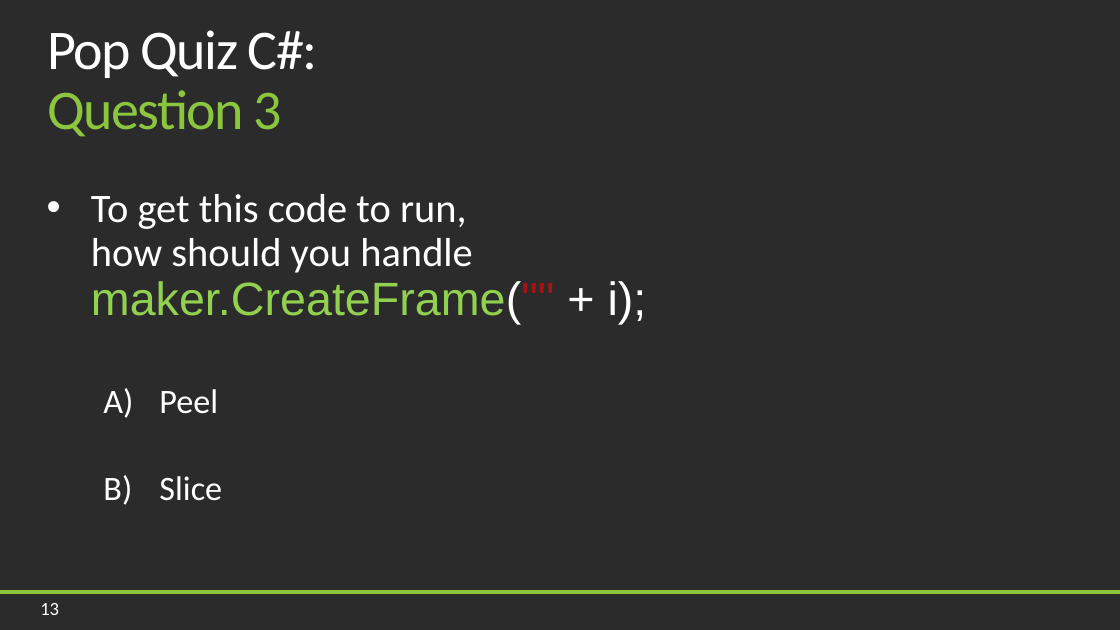
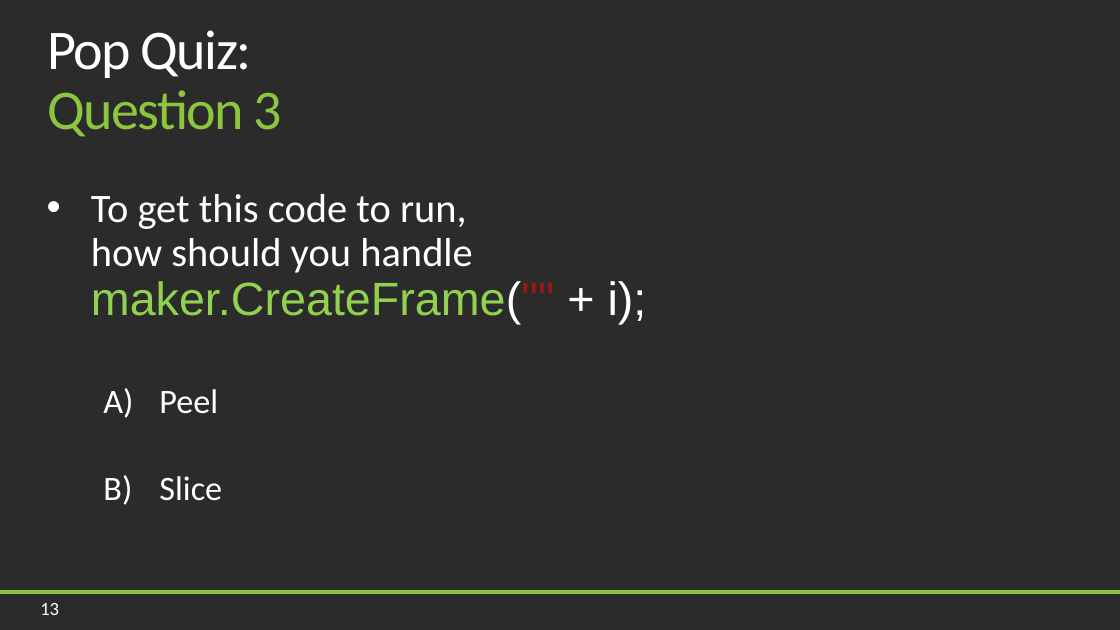
Before and after one commit to jason-kerney/PeelAndSlice, a slide deck: slide 13 of Documents/Slides.pptx. Drawn at 1120x630 pixels with LibreOffice and Linux fonts; fonts in the diff are those of the drawing; background and template pictures are left out; a plain dark background stands for a picture behind light text. Boxes give left, top, right and bottom in pixels: in the first picture for what was removed or moved away, otherwise in the second. Text is boxed around its words. In the diff, an @@ line names an element or a change of style, - is before the commit and + after.

```diff
--- a/Documents/Slides.pptx
+++ b/Documents/Slides.pptx
@@ title at (47, 30, 281, 137): text changed; text colour #FFFFFF to #8CC63F @@
-Pop Quiz C#:
-Question 3
+Pop Quiz:
+Question 3
```
Also in this commit, not shown: 4 other slides changed, 1 slide added, 1 other file.
